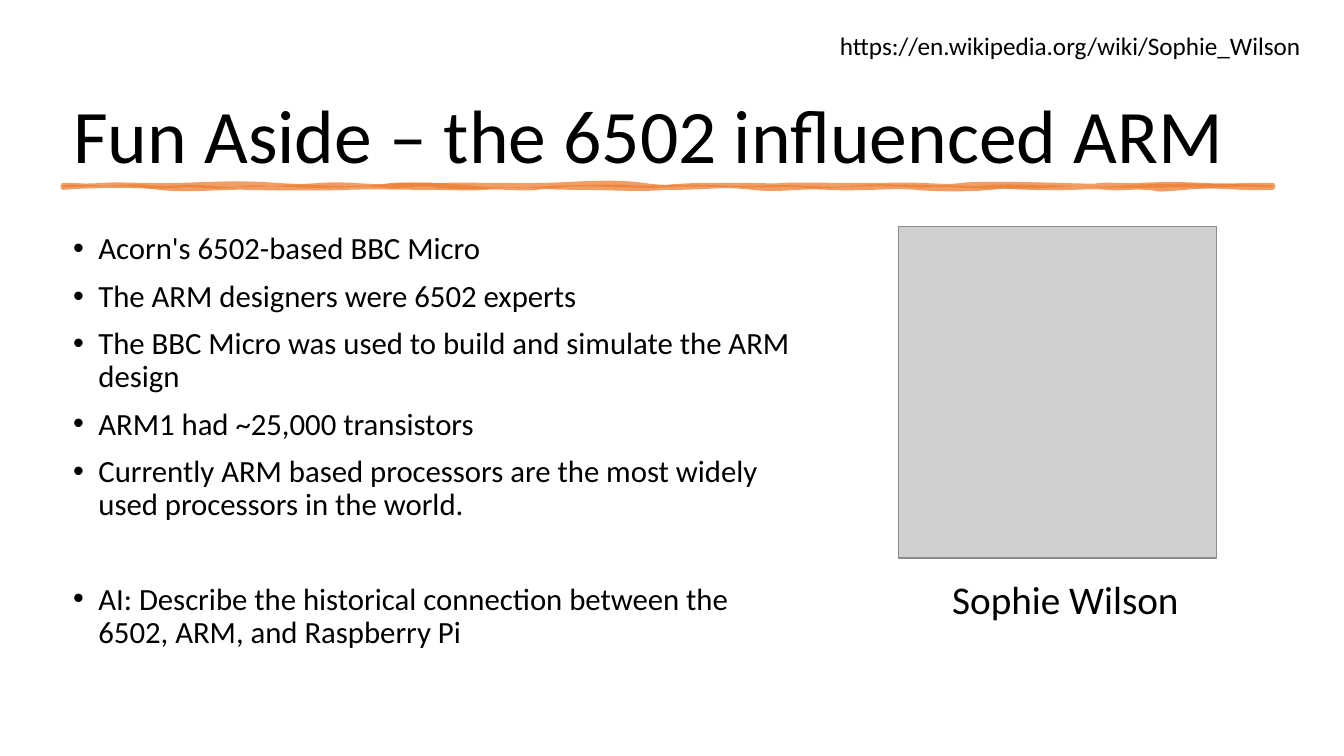
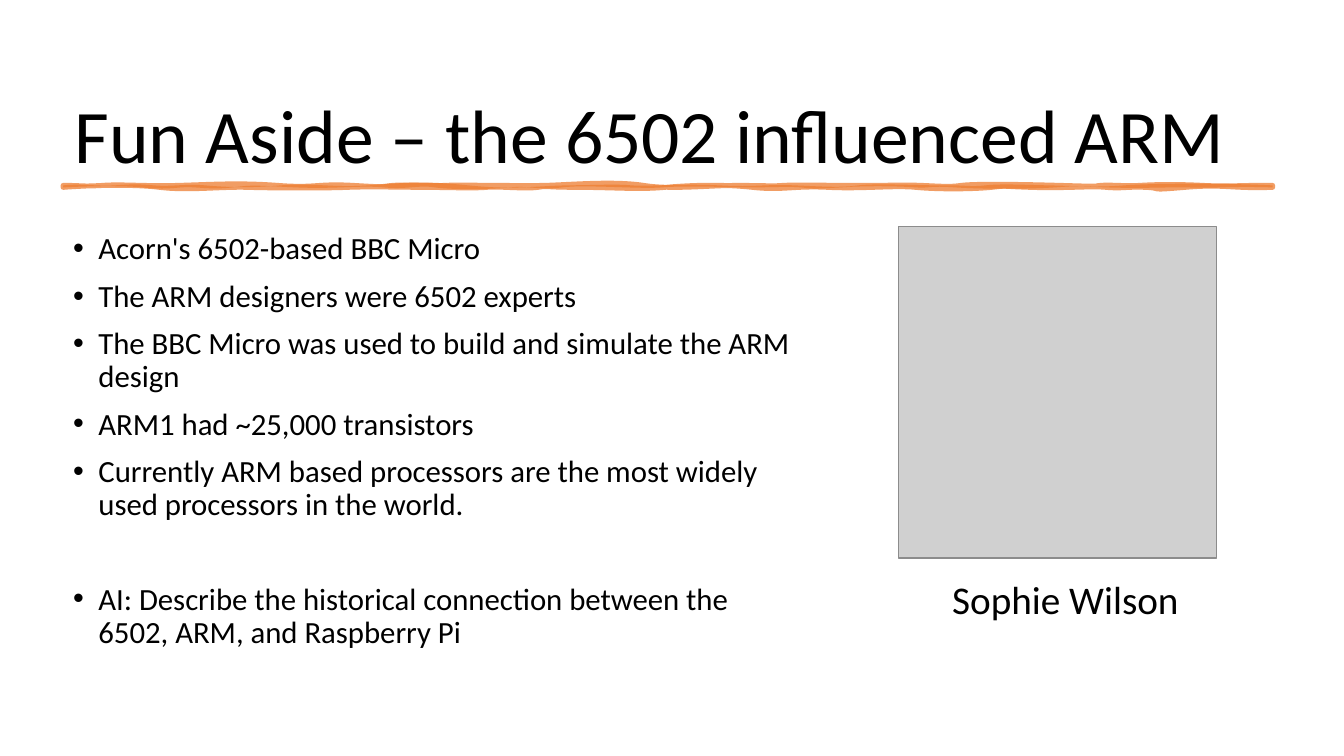
Before and after one commit to csev/ca4e, a slide deck: slide 18 of lectures/07-Emulator.pptx. Drawn at 1344x756 pixels with LibreOffice and Linux fonts; fonts in the diff are those of the drawing; grey boxes stand for pictures. Boxes give left, top, right and bottom in pixels: in the first picture for what was removed or moved away, otherwise in the second. Text is boxed around its words. In the diff, an @@ line names an element or a change of style, - is before the commit and + after.

```diff
--- a/lectures/07-Emulator.pptx
+++ b/lectures/07-Emulator.pptx
@@ title "Fun Aside – the 6502 ..." rewrapped from box(73, 110, 1223, 164) to box(75, 110, 1224, 181) @@
@@ text removed at box(840, 37, 1300, 60) @@
-https://en.wikipedia.org/wiki/Sophie_Wilson
```
Also in this commit, not shown: 3 other slides changed, 3 other files.
